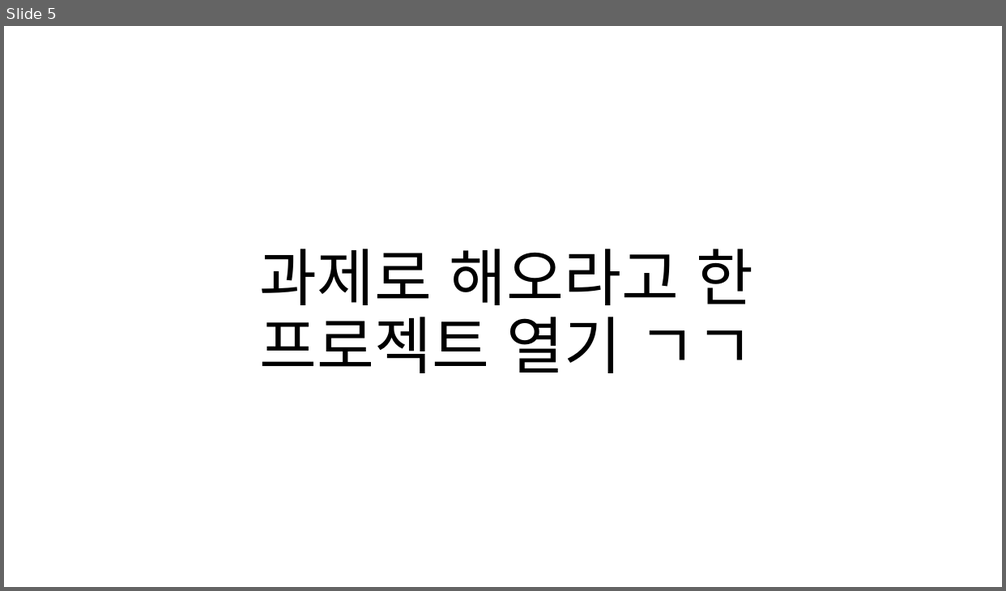
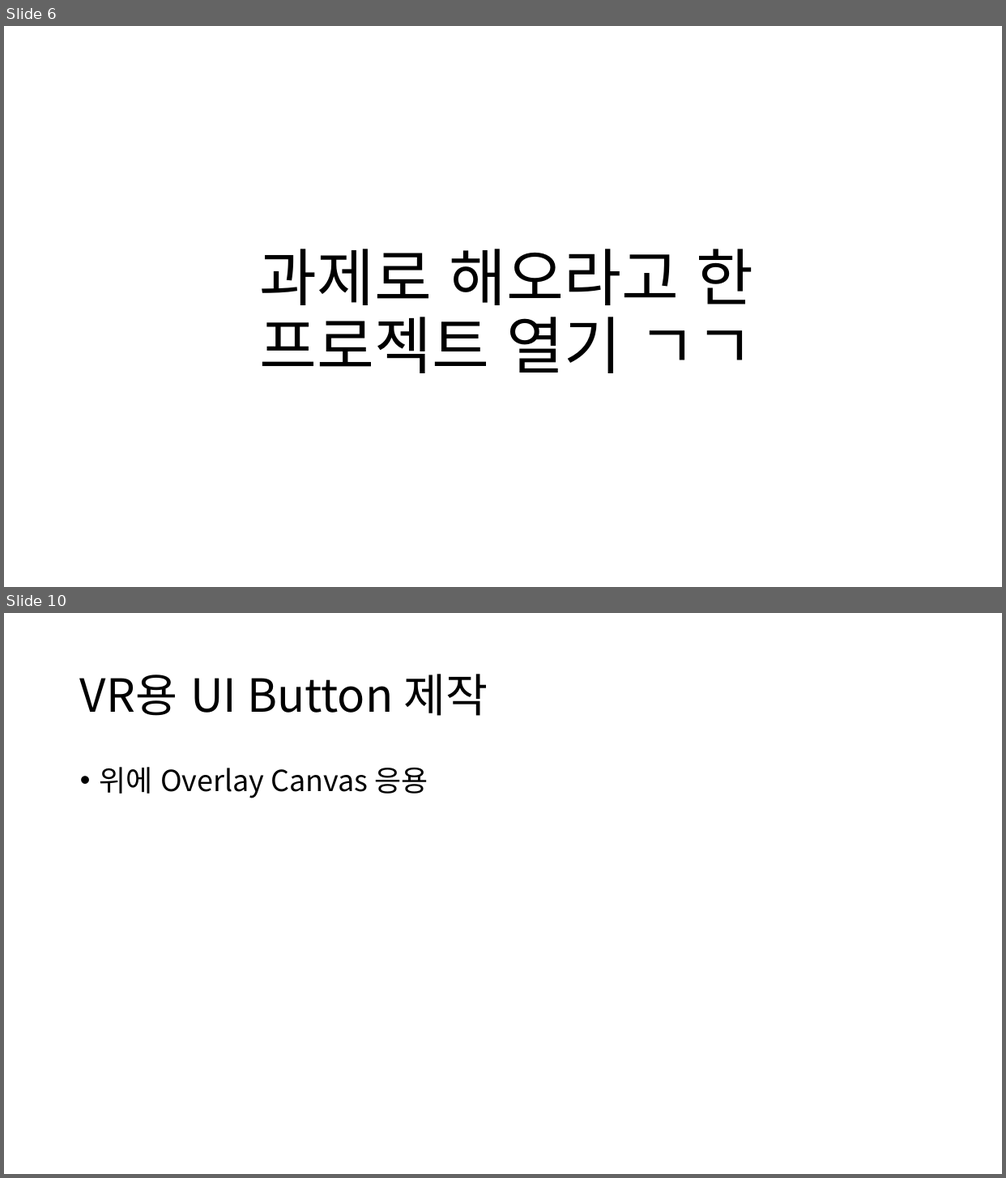
Before and after one commit to Zer0penVRAR/2018VRClass, a slide deck: Class/VR수업2차_GVR.pptx. Shown one above the other, each under a label of ours: slide 5 before the commit, slides 6 and 10 after it; the slides between them are not shown. The pictures are 1006x591 and 1006x1178 pixels, drawn with LibreOffice and Linux fonts; fonts in the diff are those of the drawing. Boxes give left, top, right and bottom in pixels: in the first picture for what was removed or moved away, otherwise in the second. Text is boxed around its words. In the diff, an @@ line names an element or a change of style, - is before the commit and + after.

```diff
--- a/Class/VR수업2차_GVR.pptx
+++ b/Class/VR수업2차_GVR.pptx
@@ slide 10 added at [4,613,1002,1174], background #FFFFFF @@
@@ title added at [80,674,488,716], 44 pt, text #000000 @@
+VR용 UI Button 제작
@@ text added at [99,767,428,798], 28 pt, text #000000 @@
+• 위에 Overlay Canvas 응용
@@ what was slide 5 is now slide 6 @@
```
Also in this commit, not shown: 1 slide changed, 4 other slides added.
